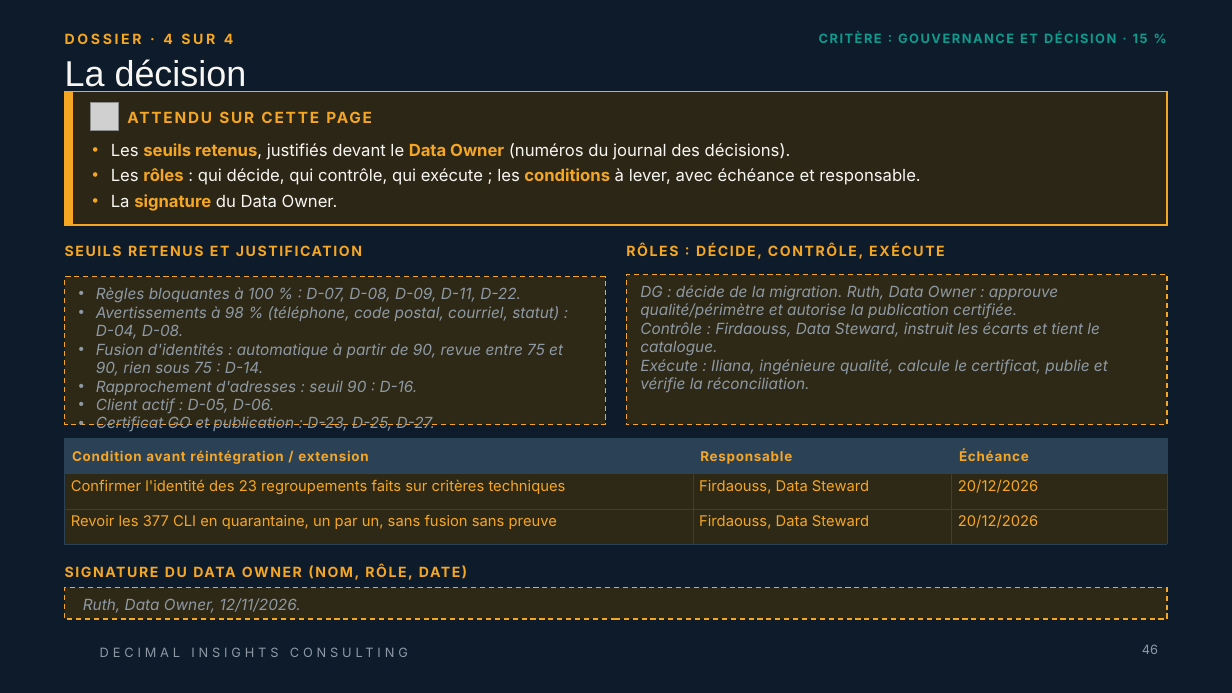
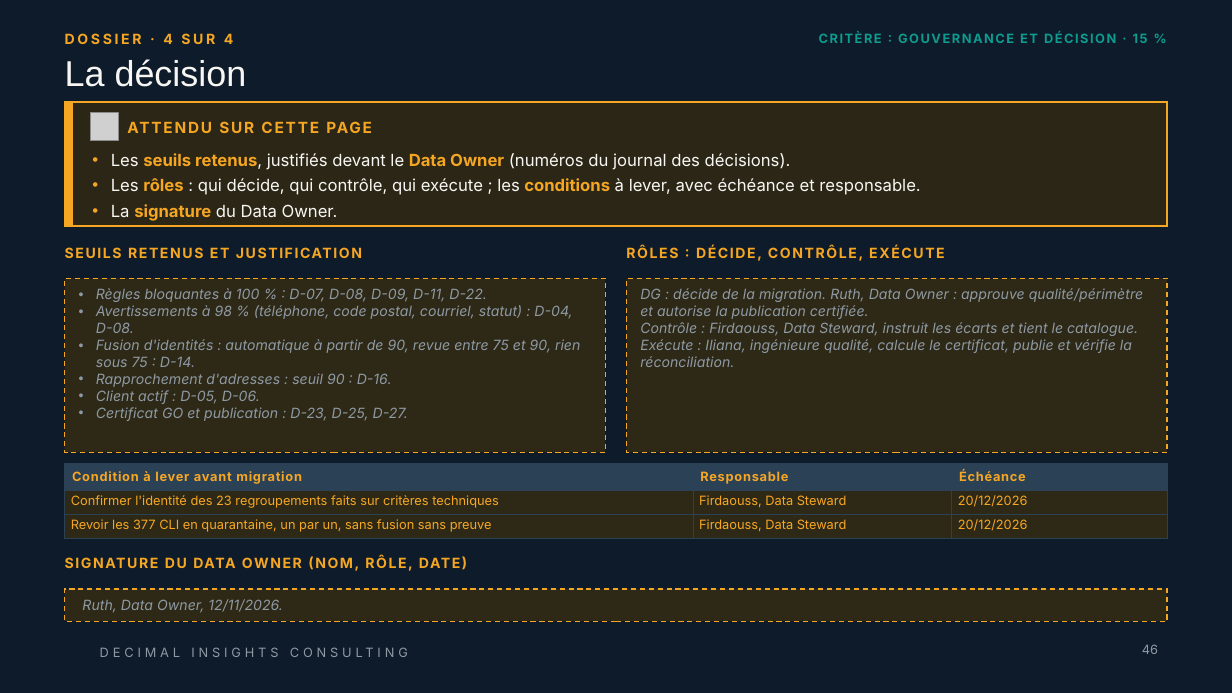
Before and after one commit to ruthabebeneg/td-qualite-g02, a slide deck: slide 46 of livrables/Livrable_Groupe_TD_AssurConnect.pptx. Drawn at 1232x693 pixels with LibreOffice and Linux fonts; fonts in the diff are those of the drawing; grey boxes stand for pictures; background and template pictures are left out. Boxes give left, top, right and bottom in pixels: in the first picture for what was removed or moved away, otherwise in the second. Text is boxed around its words. In the diff, an @@ line names an element or a change of style, - is before the commit and + after.

```diff
--- a/livrables/Livrable_Groupe_TD_AssurConnect.pptx
+++ b/livrables/Livrable_Groupe_TD_AssurConnect.pptx
@@ title "La décision" rewrapped from box(65, 59, 247, 93) to box(65, 59, 247, 87) @@
@@ rectangle: place and size @@
-rectangle at box(65, 91, 1167, 226)
+rectangle at box(65, 102, 1167, 226)
@@ rectangle: place and size @@
-rectangle at box(65, 91, 73, 226)
+rectangle at box(65, 102, 73, 226)
@@ picture: place and size @@
-picture at box(91, 103, 118, 130)
+picture at box(91, 113, 118, 140)
@@ text "ATTENDU SUR CETTE PAGE": place and size @@
-text "ATTENDU SUR CETTE PAGE" at box(128, 104, 867, 129)
+text "ATTENDU SUR CETTE PAGE" at box(128, 114, 867, 140)
@@ text "Les seuils retenus, justifiés devant ...": place and size @@
-text "Les seuils retenus, justifiés devant ..." at box(111, 143, 920, 211)
+text "Les seuils retenus, justifiés devant ..." at box(111, 153, 920, 221)
@@ rectangle "Règles bloquantes à 100 % ...": place and size @@
-rectangle "Règles bloquantes à 100 % ..." at box(65, 277, 605, 425)
+rectangle "Règles bloquantes à 100 % ..." at box(65, 278, 605, 452)
@@ size 12 to 11 pt in 3 elements at box(65, 589, 1167, 621), box(65, 278, 605, 452), box(627, 278, 1167, 452) @@
@@ rectangle "DG : décide de la ...": place and size @@
-rectangle "DG : décide de la ..." at box(627, 274, 1167, 425)
+rectangle "DG : décide de la ..." at box(627, 278, 1167, 452)
@@ table at box(65, 463, 1167, 538) @@
-row 1, column 1: Condition avant réintégration / extension
+row 1, column 1: Condition à lever avant migration
@@ size 10.5 to 10 pt in "Responsable", "Échéance" @@
@@ size 11.5 to 10 pt in "Confirmer l'identité des 23 regroupements faits sur ...", "Firdaouss, Data Steward", "20/12/2026", "Revoir les 377 CLI en quarantaine, un ..." and 2 more places @@
@@ table: place and size @@
-table at box(65, 439, 1167, 544)
+table at box(65, 463, 1167, 538)
@@ text "SIGNATURE DU DATA OWNER (NOM, ...": place and size @@
-text "SIGNATURE DU DATA OWNER (NOM, ..." at box(193, 566, 235, 577)
+text "SIGNATURE DU DATA OWNER (NOM, ..." at box(193, 557, 235, 568)
```
Also in this commit, not shown: 41 other slides changed, 12 other files.
